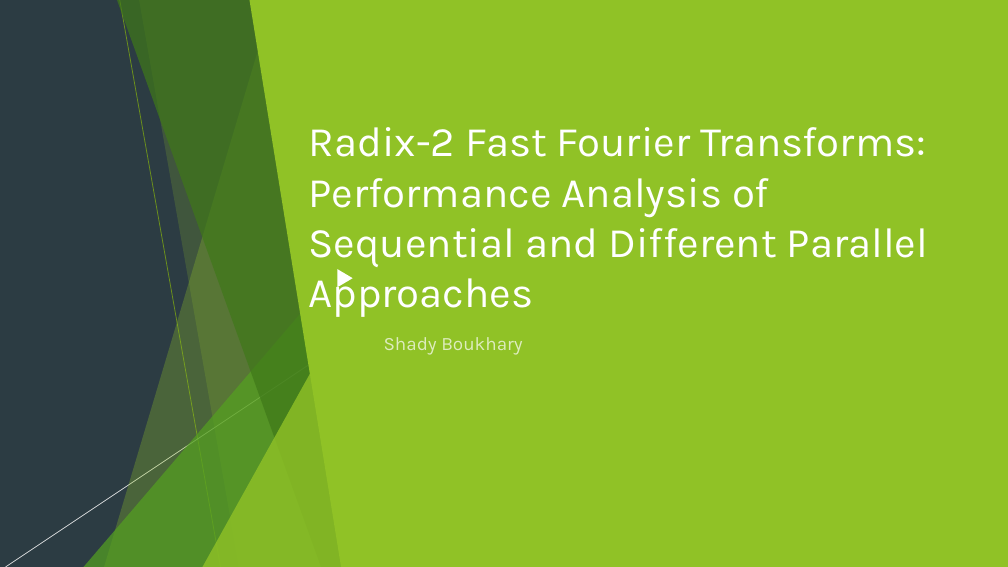
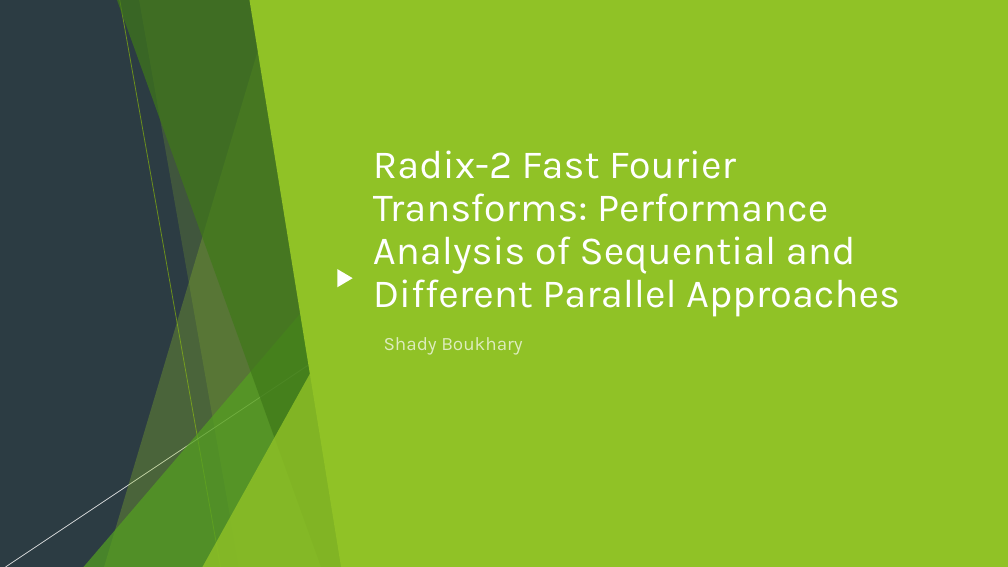
Before and after one commit to ShadyBoukhary/GPU-research-FFT-OpenACC-CUDA, a slide deck: slide 1 of NTASC 2018 Presentation/Presentation FFT.pptx. Drawn at 1008x567 pixels with LibreOffice and Linux fonts; fonts in the diff are those of the drawing. Boxes give left, top, right and bottom in pixels: in the first picture for what was removed or moved away, otherwise in the second. Text is boxed around its words. In the diff, an @@ line names an element or a change of style, - is before the commit and + after.

```diff
--- a/NTASC 2018 Presentation/Presentation FFT.pptx
+++ b/NTASC 2018 Presentation/Presentation FFT.pptx
@@ title "Radix-2 Fast Fourier Transforms: Performance ...": place and size @@
-title "Radix-2 Fast Fourier Transforms: Performance ..." at box(308, 127, 928, 317)
+title "Radix-2 Fast Fourier Transforms: Performance ..." at box(373, 150, 900, 317)
@@ title "Radix-2 Fast Fourier Transforms: Performance ..." at box(373, 150, 900, 317): size 40 to 38 pt; line spacing 1 to 0.9 @@
```
Also in this commit, not shown: 7 other slides changed, 6 other files.
